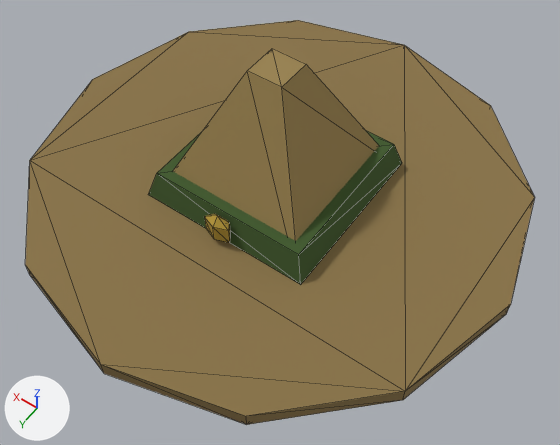
The glTF model assets/models/hat_warden.glb as it was, and as the next commit left it.
Before and after are seen from a camera (50 mm lens) standing at (-0.356, 0.493, 0.713) and looking at (-0.048, 0.061, 0.034). Every picture has the same lights, and +X, +Y and +Z are marked at lower left. The picture after the commit comes second. Mesh edges are drawn as thin lines. Vertices at exactly the same position are counted once.

In view in the first picture: 'Hat'.
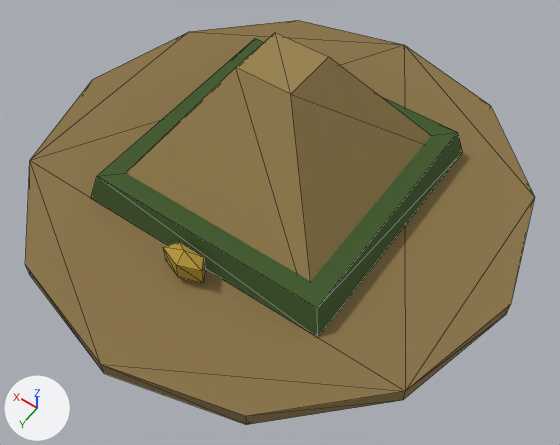
Location of each change, [x1, y1, x2, y2] in pixels of the pictures (560 x 445 px; the box of a moved part takes in the faces that stretch with it):
part 1 of me_hat, moved or reshaped
    before: [205, 214, 230, 243]
    after: [163, 242, 205, 283]
part 2 of me_hat, moved or reshaped
    before: [148, 48, 402, 285]
    after: [91, 33, 462, 338]

Edits to the bpy script that builds the scene:
```text
Change me_hat:
    where me_hat.from_pydata(...)  # 52 vertices, 88 faces; spans x -0.3..0.3, y -0.3..0.3, z 0.0..0.19
    used by ob_hat; location = (0.0, 0.0, 0.0)
    me_hat part 1: the loose piece of 12 vertices spanning x -0.016..0.016, y 0.103..0.119, z 0.018..0.062 is scaled about its middle by (1.6, 1.6, 1), then moved by (0.0, 0.056, 0.0)
    me_hat part 2
    me_hat.vertices[25].co: (-0.106, 0.106, 0.01) -> (-0.157, 0.149, 0.01)
    me_hat.vertices[26].co: (-0.021, 0.021, 0.19) -> (-0.034, 0.024, 0.19)  # pixel (281, 87) -> pixel (290, 94)
    me_hat.vertices[27].co: (0.106, 0.106, 0.01) -> (0.157, 0.149, 0.01)
    me_hat.vertices[28].co: (0.021, 0.021, 0.19) -> (0.034, 0.024, 0.19)  # pixel (247, 70) -> pixel (235, 67)
    me_hat.vertices[29].co: (0.106, -0.106, 0.01) -> (0.157, -0.165, 0.01)
    me_hat.vertices[30].co: (0.021, -0.021, 0.19) -> (0.034, -0.044, 0.19)  # pixel (272, 48) -> pixel (275, 32)
    me_hat.vertices[31].co: (-0.106, -0.106, 0.01) -> (-0.157, -0.165, 0.01)
    me_hat.vertices[32].co: (-0.021, -0.021, 0.19) -> (-0.034, -0.044, 0.19)  # pixel (306, 64) -> pixel (328, 56)
    me_hat.vertices[33].co: (-0.107, 0.107, 0.02) -> (-0.158, 0.15, 0.02)  # pixel (300, 284) -> pixel (317, 337)
    me_hat.vertices[34].co: (-0.098, 0.098, 0.055) -> (-0.149, 0.14, 0.055)  # pixel (298, 254) -> pixel (317, 308)
    me_hat.vertices[35].co: (0.107, 0.107, 0.02) -> (0.158, 0.15, 0.02)  # pixel (148, 194) -> pixel (90, 198)
    me_hat.vertices[36].co: (0.098, 0.098, 0.055) -> (0.149, 0.14, 0.055)  # pixel (156, 173) -> pixel (96, 176)
    me_hat.vertices[37].co: (0.107, -0.107, 0.02) -> (0.158, -0.166, 0.02)
    me_hat.vertices[38].co: (0.098, -0.098, 0.055) -> (0.149, -0.158, 0.055)  # not seen -> pixel (255, 38)
    me_hat.vertices[39].co: (-0.107, -0.107, 0.02) -> (-0.158, -0.166, 0.02)  # pixel (402, 162) -> pixel (462, 151)
    me_hat.vertices[40].co: (-0.098, -0.098, 0.055) -> (-0.149, -0.158, 0.055)  # pixel (394, 144) -> pixel (457, 132)
```
